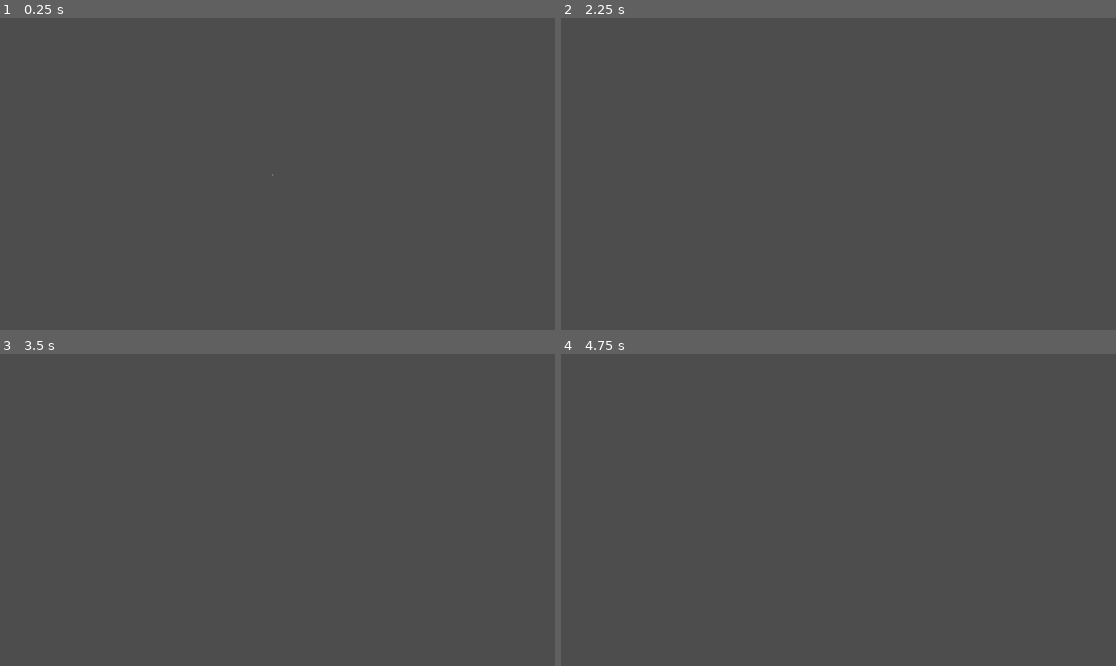
Above: before the commit, frames 1-4 (two rows, left to right).
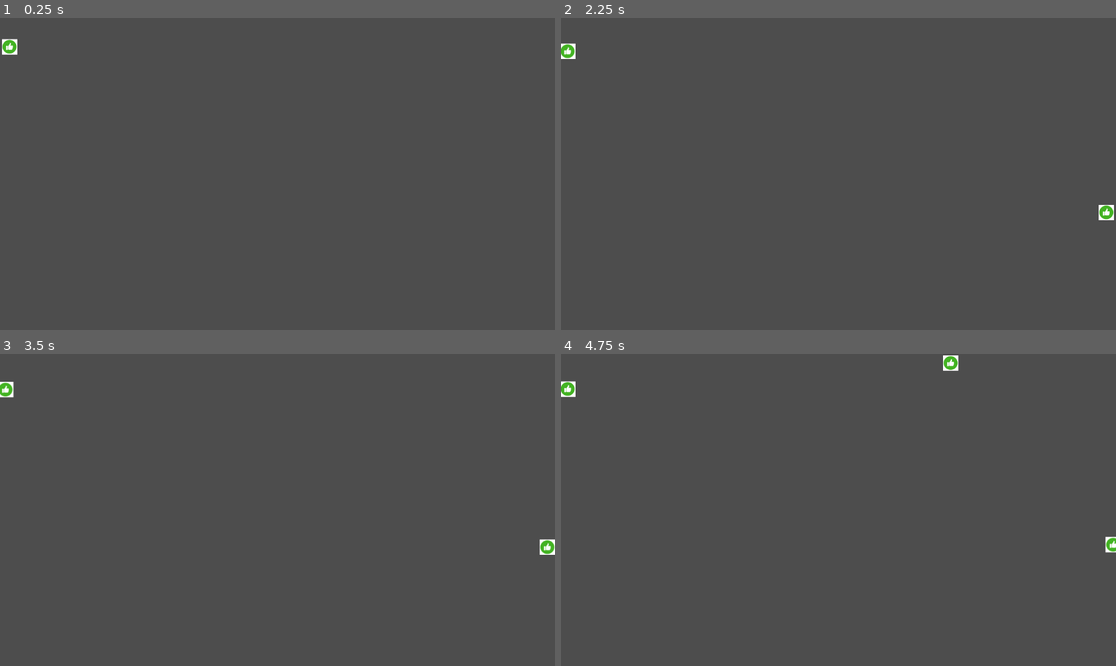
Above: after the commit, the same moments.

Repository: Of-Machines-and-Men/flotscum
Game: Godot game, scene res://scenes/levels/game_world.tscn
Two runs of this game, one before a commit and one after it. Both use one fixed random seed, a clock stepped at 60 frames per second and the inputs below.
Inputs (mouse positions are in pixels of both pictures, inside the frame that each line leads up to):
- Up to frame 1 (0.25 s): no input
- Up to frame 2 (2.25 s): tap Enter at 0.5 s; move the mouse to (960, 158) at 0.52 s; hold D (moveright) 0.53-1.28 s; move the mouse to (727, 189) at 1.27 s; hold S (movedown) 1.28-2.03 s; move the mouse to (894, 105) at 2.02 s; hold D (moveright) from 2.03 s (still down)
- Up to frame 3 (3.5 s): move the mouse to (249, 572) at 2.77 s; release D (moveright) at 2.78 s; hold W (moveup) from 2.78 s (still down)
- Up to frame 4 (4.75 s): move the mouse to (1005, 556) at 3.52 s; release W (moveup) at 3.53 s; hold A (moveleft) from 3.53 s (still down); move the mouse to (672, 463) at 4.27 s

The runs differ from the first frame. In frame 1, 0.1% of the frame differs, in the area x 0-50%, y 6-51%; in frame 2, 0.3%; in frame 3, 0.3%; in frame 4, 0.4%, in the area x 0-100%, y 0-64%.

Commit message:
add spawner etc to default game world

Diff:
--- a/scenes/levels/game_world.tscn
+++ b/scenes/levels/game_world.tscn
@@ -1,9 +1,21 @@
 [gd_scene format=3 uid="uid://bu0l7lx6otexd"]
 
 [ext_resource type="PackedScene" uid="uid://ol8irxl6lelf" path="res://scenes/characters/player/player_character.tscn" id="1_upt1h"]
+[ext_resource type="Script" uid="uid://c8mpy6wdtltu7" path="res://scenes/entities/spawners/spawner.gd" id="2_w0s2s"]
+[ext_resource type="PackedScene" uid="uid://fegfnwhatpdg" path="res://scenes/entities/collectible/structural/StructuralCollectible.tscn" id="3_4r7d4"]
 
 [node name="Game World" type="Node2D" unique_id=1526779244]
 
 [node name="RigidBody2D" parent="." unique_id=986975261 instance=ExtResource("1_upt1h")]
 position = Vector2(566, 326)
 scale = Vector2(10, 10)
+
+[node name="Camera2D" type="Camera2D" parent="." unique_id=1591346675]
+
+[node name="Entities" type="Node2D" parent="." unique_id=2140729309]
+
+[node name="Spawner" type="Node" parent="." unique_id=8477893]
+script = ExtResource("2_w0s2s")
+collectible_scene = ExtResource("3_4r7d4")
+spawn_margin = -20.0
+metadata/_custom_type_script = "uid://c8mpy6wdtltu7"
